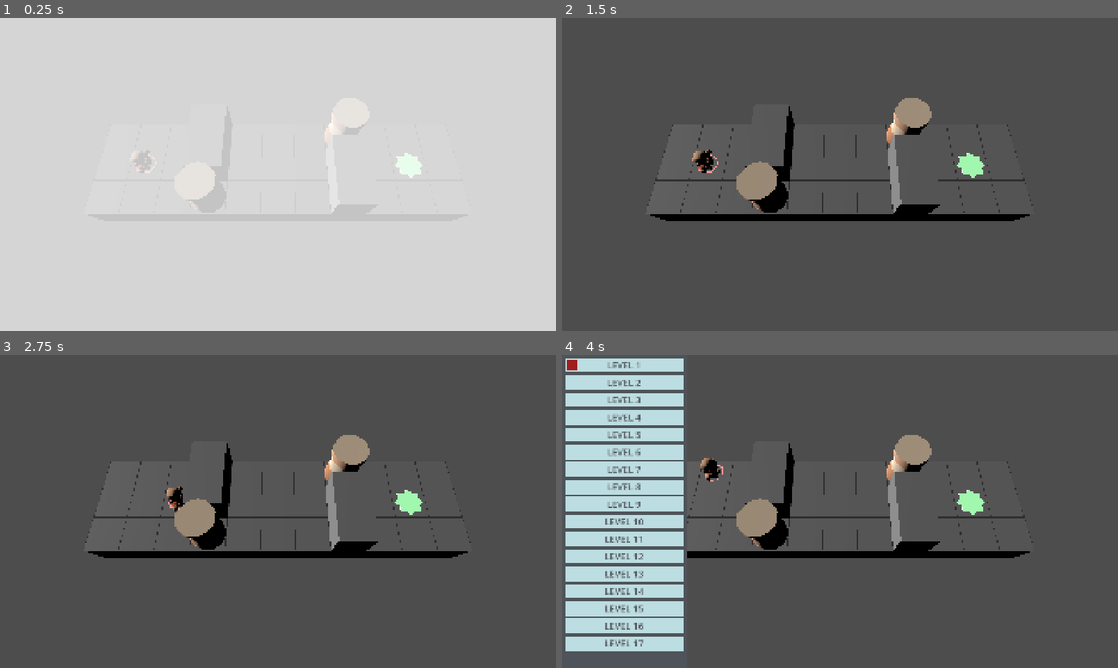
Above: before the commit, frames 1-4 (two rows, left to right).
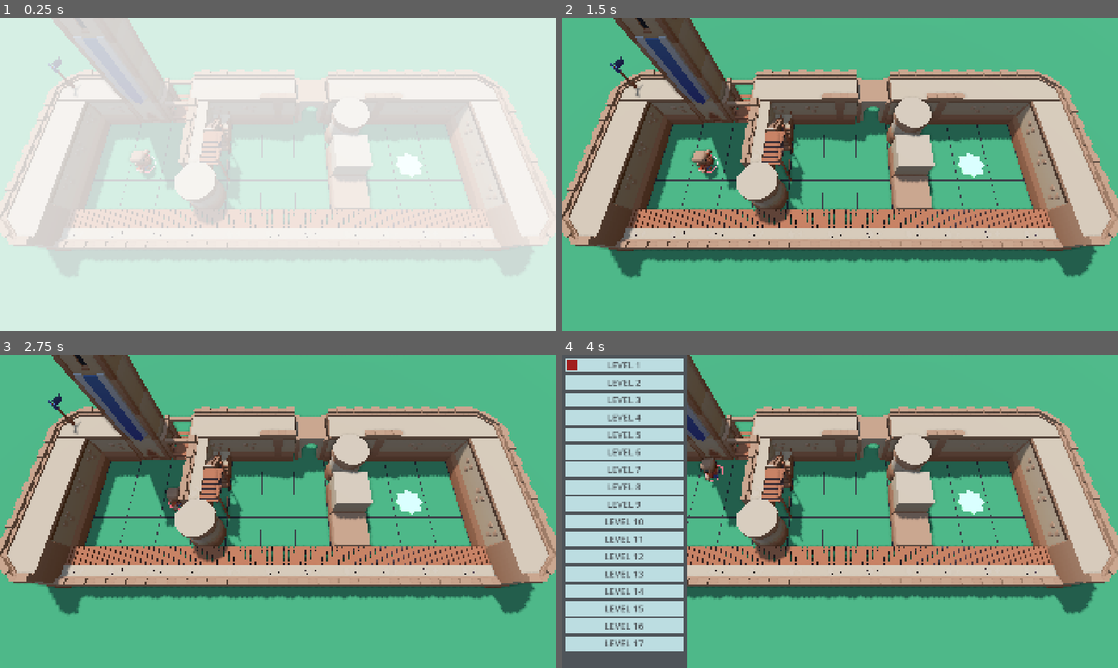
Above: after the commit, the same moments.

Repository: ggestein/jigsaw-of-the-sinking-star
Game: Godot game, scene res://scenes/main_game_entry.tscn
The game is run twice, just before and just after one commit, with the same random seed, the same clock (stepped at 60 frames per second) and the same inputs.
Inputs:
- Up to frame 1 (0.25 s): no input
- Up to frame 2 (1.5 s): tap Enter at 0.5 s; hold D 0.53-1.28 s; tap R at 0.6 s; tap Space at 1.25 s; hold S from 1.28 s (still down); tap Z at 1.35 s
- Up to frame 3 (2.75 s): tap Enter at 2 s; release S at 2.03 s; hold D from 2.03 s (still down); tap C at 2.1 s
- Up to frame 4 (4 s): tap Space at 2.75 s; release D at 2.78 s; hold W 2.78-3.53 s; tap F at 2.85 s; tap Enter at 3.5 s; hold A from 3.53 s (still down); tap Tab at 3.6 s

The runs differ from the first frame. In frame 1, 63% of the frame differs, in the area x 0-100%, y 0-100%; in frame 2, 93%; in frame 3, 93%; in frame 4, 73%.

Commit message:
add bg_1.tscn and fix background problem

Diff:
--- /dev/null
+++ b/scenes/backgrounds/bg_1.tscn
@@ -0,0 +1,183 @@
+[gd_scene format=3 uid="uid://ba33835agmfs"]
+
+[ext_resource type="PackedScene" uid="uid://dvulrrlvhw0xr" path="res://arts/kenney_castle_kit/wall-half.glb" id="1_amtnp"]
+[ext_resource type="PackedScene" uid="uid://f3h2wb2s87yx" path="res://arts/kenney_castle_kit/ground.glb" id="2_x6jdn"]
+[ext_resource type="PackedScene" uid="uid://bc7eg2eltgfml" path="res://arts/kenney_castle_kit/tower-square-mid-open.glb" id="3_dqpyw"]
+[ext_resource type="PackedScene" uid="uid://dvbvwy30xs1dt" path="res://arts/kenney_castle_kit/tower-square-mid.glb" id="4_6tf0h"]
+[ext_resource type="PackedScene" uid="uid://cedre267pr7et" path="res://arts/kenney_castle_kit/tower-square-mid-windows.glb" id="5_mh3yp"]
+[ext_resource type="PackedScene" uid="uid://cioarocahwkce" path="res://arts/kenney_castle_kit/flag-pennant.glb" id="6_8ldlj"]
+[ext_resource type="PackedScene" uid="uid://bu6i672qfqfwm" path="res://arts/kenney_castle_kit/tower-square-top-roof-high-windows.glb" id="6_mh3yp"]
+[ext_resource type="PackedScene" uid="uid://b70qnrgdyjtbg" path="res://arts/kenney_castle_kit/wall-pillar.glb" id="8_phedi"]
+[ext_resource type="PackedScene" uid="uid://dsgluql26jdbh" path="res://arts/kenney_castle_kit/wall-corner-slant.glb" id="9_mh3yp"]
+[ext_resource type="PackedScene" uid="uid://cd82hvshsodwb" path="res://arts/kenney_castle_kit/flag-banner-long.glb" id="9_yhsue"]
+[ext_resource type="PackedScene" uid="uid://1mtoo4pln833" path="res://arts/kenney_castle_kit/tower-square-mid-door.glb" id="10_7calo"]
+[ext_resource type="PackedScene" uid="uid://ochkgb8dop1m" path="res://arts/kenney_castle_kit/wall-narrow-wood.glb" id="10_7kjmy"]
+[ext_resource type="PackedScene" uid="uid://bplkx0xx0hyhu" path="res://arts/kenney_castle_kit/tower-square-arch.glb" id="11_7kjmy"]
+[ext_resource type="PackedScene" uid="uid://q0yj14rs3xok" path="res://arts/kenney_castle_kit/wall-narrow-stairs-rail.glb" id="12_5eusw"]
+[ext_resource type="PackedScene" uid="uid://3bhv0tsiirde" path="res://arts/kenney_castle_kit/wall-narrow-wood-fence.glb" id="13_qorer"]
+[ext_resource type="PackedScene" uid="uid://bwjvj5wsrk2ce" path="res://arts/kenney_castle_kit/tower-square-base.glb" id="14_xaead"]
+[ext_resource type="PackedScene" uid="uid://bo048vwyduwjp" path="res://arts/kenney_castle_kit/tower-square-base-border.glb" id="15_uvacq"]
+
+[sub_resource type="ProceduralSkyMaterial" id="ProceduralSkyMaterial_5eusw"]
+
+[sub_resource type="Sky" id="Sky_8ldlj"]
+sky_material = SubResource("ProceduralSkyMaterial_5eusw")
+
+[sub_resource type="Environment" id="Environment_se8m8"]
+background_mode = 2
+sky = SubResource("Sky_8ldlj")
+ambient_light_source = 3
+ambient_light_color = Color(1, 1, 1, 1)
+ambient_light_energy = 0.0
+ssao_enabled = true
+ssao_radius = 1.6
+ssao_intensity = 3.19
+glow_enabled = true
+glow_intensity = 1.0
+glow_strength = 1.6
+glow_bloom = 0.01
+
+[node name="Bg1" type="Node3D" unique_id=2074501229]
+
+[node name="Grounds" type="Node3D" parent="." unique_id=1793472649]
+
+[node name="ground2" parent="Grounds" unique_id=178636640 instance=ExtResource("2_x6jdn")]
+transform = Transform3D(100, 0, 0, 0, 1, 0, 0, 0, 100, 5.5, 0, -1.5)
+
+[node name="tower-square-mid-open2" parent="Grounds" unique_id=1443942792 instance=ExtResource("3_dqpyw")]
+transform = Transform3D(1, 0, 0, 0, 1, 0, 0, 0, 1, 2.5, 0, -3.5)
+
+[node name="tower-square-mid2" parent="Grounds" unique_id=2115416019 instance=ExtResource("4_6tf0h")]
+transform = Transform3D(1, 0, 0, 0, 1, 0, 0, 0, 1, 1.5, 1, -3.5)
+
+[node name="tower-square-mid3" parent="Grounds" unique_id=1451773951 instance=ExtResource("4_6tf0h")]
+transform = Transform3D(1, 0, 0, 0, 1, 0, 0, 0, 1, 1.5, 2, -3.5)
+
+[node name="tower-square-mid-windows2" parent="Grounds" unique_id=242138317 instance=ExtResource("5_mh3yp")]
+transform = Transform3D(1, 0, 0, 0, 1, 0, 0, 0, 1, 1.5, 3, -3.5)
+
+[node name="tower-square-top-roof-high-windows2" parent="Grounds" unique_id=242705613 instance=ExtResource("6_mh3yp")]
+transform = Transform3D(1, 0, 0, 0, 1, 0, 0, 0, 1, 1.5, 4, -3.5)
+
+[node name="flag-pennant2" parent="Grounds" unique_id=1828262926 instance=ExtResource("6_8ldlj")]
+transform = Transform3D(1, 0, 0, 0, 1, 0, 0, 0, 1, -0.5, 1.1580932, -3.5)
+
+[node name="Walls" type="Node3D" parent="." unique_id=480602068]
+
+[node name="wall-half2" parent="Walls" unique_id=1502104075 instance=ExtResource("1_amtnp")]
+transform = Transform3D(1, 0, 0, 0, 1, 0, 0, 0, 1, -0.5, 0, -1.5)
+
+[node name="wall-half10" parent="Walls" unique_id=967097731 instance=ExtResource("1_amtnp")]
+transform = Transform3D(-4.371139e-08, 0, -1, 0, 1, 0, 1, 0, -4.371139e-08, 3.5, 0, -3.5)
+
+[node name="wall-half11" parent="Walls" unique_id=1287306338 instance=ExtResource("1_amtnp")]
+transform = Transform3D(-4.371139e-08, 0, -1, 0, 1, 0, 1, 0, -4.371139e-08, 4.5, 0, -3.5)
+
+[node name="wall-half16" parent="Walls" unique_id=866435726 instance=ExtResource("1_amtnp")]
+transform = Transform3D(-4.371139e-08, 0, -1, 0, 1, 0, 1, 0, -4.371139e-08, 0.5, 0, -3.5)
+
+[node name="wall-half13" parent="Walls" unique_id=328608325 instance=ExtResource("1_amtnp")]
+transform = Transform3D(-4.371139e-08, 0, -1, 0, 1, 0, 1, 0, -4.371139e-08, 7.5, 0, -3.5)
+
+[node name="wall-half14" parent="Walls" unique_id=602332529 instance=ExtResource("1_amtnp")]
+transform = Transform3D(-4.371139e-08, 0, -1, 0, 1, 0, 1, 0, -4.371139e-08, 9.5, 0, -3.5)
+
+[node name="wall-half15" parent="Walls" unique_id=1262532540 instance=ExtResource("1_amtnp")]
+transform = Transform3D(-4.371139e-08, 0, -1, 0, 1, 0, 1, 0, -4.371139e-08, 10.5, 0, -3.5)
+
+[node name="wall-half4" parent="Walls" unique_id=1932729246 instance=ExtResource("1_amtnp")]
+transform = Transform3D(1, 0, 0, 0, 1, 0, 0, 0, 1, -0.5, 0, -2.5)
+
+[node name="wall-half3" parent="Walls" unique_id=1339895972 instance=ExtResource("1_amtnp")]
+transform = Transform3D(1, 0, 0, 0, 1, 0, 0, 0, 1, -0.5, 0, -0.5)
+
+[node name="wall-half5" parent="Walls" unique_id=1636698943 instance=ExtResource("1_amtnp")]
+transform = Transform3D(-1, 0, -8.742278e-08, 0, 1, 0, 8.742278e-08, 0, -1, 11.5, 0, -1.5)
+
+[node name="wall-half6" parent="Walls" unique_id=2034769451 instance=ExtResource("1_amtnp")]
+transform = Transform3D(-1, 0, -8.742278e-08, 0, 1, 0, 8.742278e-08, 0, -1, 11.5, 0, -2.5)
+
+[node name="wall-half7" parent="Walls" unique_id=1556521116 instance=ExtResource("1_amtnp")]
+transform = Transform3D(-1, 0, -8.742278e-08, 0, 1, 0, 8.742278e-08, 0, -1, 11.5, 0, -0.5)
+
+[node name="wall-pillar3" parent="Walls" unique_id=832729797 instance=ExtResource("8_phedi")]
+transform = Transform3D(-4.371139e-08, 0, 1, 0, 1, 0, -1, 0, -4.371139e-08, 5.5, 0, -3.5)
+
+[node name="wall-pillar4" parent="Walls" unique_id=471879178 instance=ExtResource("8_phedi")]
+transform = Transform3D(-4.371139e-08, 0, 1, 0, 1, 0, -1, 0, -4.371139e-08, 8.5, 0, -3.5)
+
+[node name="wall-corner-slant2" parent="Walls" unique_id=1158791332 instance=ExtResource("9_mh3yp")]
+transform = Transform3D(1, 0, 0, 0, 1, 0, 0, 0, 1, 11.5, 0, -3.5)
+
+[node name="wall-corner-slant5" parent="Walls" unique_id=517236709 instance=ExtResource("9_mh3yp")]
+transform = Transform3D(-4.371139e-08, 0, 1, 0, 1, 0, -1, 0, -4.371139e-08, -0.5, 0, -3.5)
+
+[node name="wall-corner-slant3" parent="Walls" unique_id=1549515693 instance=ExtResource("9_mh3yp")]
+transform = Transform3D(-4.371139e-08, 0, -1, 0, 1, 0, 1, 0, -4.371139e-08, 11.5, 0, 0.5)
+
+[node name="wall-corner-slant4" parent="Walls" unique_id=1284288359 instance=ExtResource("9_mh3yp")]
+transform = Transform3D(-1, 0, -8.742278e-08, 0, 1, 0, 8.742278e-08, 0, -1, -0.5, 0, 0.5)
+
+[node name="wall-narrow-wood2" parent="Walls" unique_id=596087431 instance=ExtResource("10_7kjmy")]
+transform = Transform3D(-4.371139e-08, 0, 1, 0, 1, 0, -1, 0, -4.371139e-08, 0.5, -0.7, 0.5)
+
+[node name="wall-narrow-wood3" parent="Walls" unique_id=1505518771 instance=ExtResource("10_7kjmy")]
+transform = Transform3D(-4.371139e-08, 0, 1, 0, 1, 0, -1, 0, -4.371139e-08, 1.5, -0.7, 0.5)
+
+[node name="wall-narrow-wood4" parent="Walls" unique_id=1044337446 instance=ExtResource("10_7kjmy")]
+transform = Transform3D(-4.371139e-08, 0, 1, 0, 1, 0, -1, 0, -4.371139e-08, 2.5, -0.7, 0.5)
+
+[node name="wall-narrow-wood5" parent="Walls" unique_id=1824375811 instance=ExtResource("10_7kjmy")]
+transform = Transform3D(-4.371139e-08, 0, 1, 0, 1, 0, -1, 0, -4.371139e-08, 3.5, -0.7, 0.5)
+
+[node name="wall-narrow-wood6" parent="Walls" unique_id=100800087 instance=ExtResource("10_7kjmy")]
+transform = Transform3D(-4.371139e-08, 0, 1, 0, 1, 0, -1, 0, -4.371139e-08, 4.5, -0.7, 0.5)
+
+[node name="wall-narrow-wood7" parent="Walls" unique_id=1031964663 instance=ExtResource("10_7kjmy")]
+transform = Transform3D(-4.371139e-08, 0, 1, 0, 1, 0, -1, 0, -4.371139e-08, 5.5, -0.7, 0.5)
+
+[node name="wall-narrow-wood8" parent="Walls" unique_id=2014061068 instance=ExtResource("10_7kjmy")]
+transform = Transform3D(-4.371139e-08, 0, 1, 0, 1, 0, -1, 0, -4.371139e-08, 6.5, -0.7, 0.5)
+
+[node name="wall-narrow-wood9" parent="Walls" unique_id=1654191638 instance=ExtResource("10_7kjmy")]
+transform = Transform3D(-4.371139e-08, 0, 1, 0, 1, 0, -1, 0, -4.371139e-08, 7.5, -0.7, 0.5)
+
+[node name="wall-narrow-wood10" parent="Walls" unique_id=885317905 instance=ExtResource("10_7kjmy")]
+transform = Transform3D(-4.371139e-08, 0, 1, 0, 1, 0, -1, 0, -4.371139e-08, 8.5000105, -0.7, 0.5)
+
+[node name="wall-narrow-wood11" parent="Walls" unique_id=561939099 instance=ExtResource("10_7kjmy")]
+transform = Transform3D(-4.371139e-08, 0, 1, 0, 1, 0, -1, 0, -4.371139e-08, 9.5, -0.7, 0.5)
+
+[node name="wall-narrow-wood12" parent="Walls" unique_id=1643454743 instance=ExtResource("10_7kjmy")]
+transform = Transform3D(-4.371139e-08, 0, 1, 0, 1, 0, -1, 0, -4.371139e-08, 10.5, -0.7, 0.5)
+
+[node name="tower-square-arch2" parent="Walls" unique_id=561312934 instance=ExtResource("11_7kjmy")]
+transform = Transform3D(1, 0, 0, 0, 1, 0, 0, 0, 1, 6.5, 0, -3.5)
+
+[node name="wall-narrow-stairs-rail2" parent="Walls" unique_id=1447080882 instance=ExtResource("12_5eusw")]
+transform = Transform3D(1, 0, 0, 0, 1, 0, 0, 0, 1, 3.5, 0, -2.5)
+
+[node name="wall-narrow-wood-fence2" parent="Walls" unique_id=1741188207 instance=ExtResource("13_qorer")]
+transform = Transform3D(1, 0, 0, 0, 1, 0, 0, 0, 1, 3.5, 0, -1.5)
+
+[node name="tower-square-base2" parent="Walls" unique_id=1126089848 instance=ExtResource("14_xaead")]
+transform = Transform3D(1, 0, 0, 0, 1, 0, 0, 0, 1, 7.5, 0, -1.5)
+
+[node name="tower-square-base-border2" parent="Walls" unique_id=921202281 instance=ExtResource("15_uvacq")]
+transform = Transform3D(1, 0, 0, 0, 1, 0, 0, 0, 1, 7.5, 0, -0.5)
+
+[node name="Decos" type="Node3D" parent="." unique_id=515266446]
+
+[node name="flag-banner-long2" parent="Decos" unique_id=627234106 instance=ExtResource("9_yhsue")]
+transform = Transform3D(-4.371139e-08, 0, 1, 0, 1, 0, -1, 0, -4.371139e-08, 1.5, 1, -3)
+
+[node name="tower-square-mid-door2" parent="Decos" unique_id=1369243250 instance=ExtResource("10_7calo")]
+transform = Transform3D(-4.371139e-08, 0, -1, 0, 1, 0, 1, 0, -4.371139e-08, 1.5, 0, -3.5)
+
+[node name="WorldEnvironment" type="WorldEnvironment" parent="." unique_id=497420458]
+environment = SubResource("Environment_se8m8")
+
+[node name="DirectionalLight3D" type="DirectionalLight3D" parent="." unique_id=2034396879]
+transform = Transform3D(-0.8812433, 0.40164086, -0.2491884, 0, 0.52720106, 0.84974056, 0.47266293, 0.7488282, -0.4645924, 0, 0, 0)
+light_energy = 0.2
+shadow_enabled = true
--- a/scripts/asset_path_config.gd
+++ b/scripts/asset_path_config.gd
@@ -5,6 +5,7 @@
 const CHARACTER_BASE_PATH: StringName = "res://arts/kenney_mini_characters/"
 const EFFECT_BASE_PATH: StringName = "res://scenes/effects/"
 const ENTITIES_BASE_PATH: StringName = "res://scenes/entities/"
+const BACKGROUND_BASE_PATH: StringName = "res://scenes/backgrounds/"
 
 static func character_warrior_packedscene_path() -> StringName:
 	return CHARACTER_BASE_PATH + "character-male-b.glb"
@@ -41,3 +42,8 @@
 
 static func ground_grid_packedscene_path() -> StringName:
 	return ENTITIES_BASE_PATH + "ground_grid.tscn"
+
+static func background_packedscene_path(level_index: int) -> StringName:
+	if level_index <= 0 or level_index > 1:
+		return ""
+	return BACKGROUND_BASE_PATH + ("bg_%d.tscn" % level_index)
--- a/scripts/main_game.gd
+++ b/scripts/main_game.gd
@@ -91,9 +91,6 @@
 			cube_inst.position.z = -(obs.y + 0.5)
 			cube_inst.scale = Vector3(1.0, 1.0, 1.0)
 			obstacle_node_map[obs_idx] = cube_inst
-		var dir_light = DirectionalLight3D.new()
-		add_child(dir_light)
-		dir_light.look_at(Vector3(3.0, -1.0, 1.0))
 	# setup characters
 	for chr_idx in range(0, len(game_instance_args.level_data.character_data)):
 		var chr_cls := game_instance_args.level_data.character_data[chr_idx]
--- a/scripts/main_game_level_config.gd
+++ b/scripts/main_game_level_config.gd
@@ -38,6 +38,7 @@
 	]
 	level_config.pads = []
 	level_theme_config = LevelTheme.LevelThemeConfig.new()
+	level_theme_config.bg_packed_scene_path = AssetPathConfig.background_packedscene_path(1)
 	config_entry = LevelConfigEntry.new()
 	config_entry.name = "LEVEL 1"
 	config_entry.level_config = level_config
